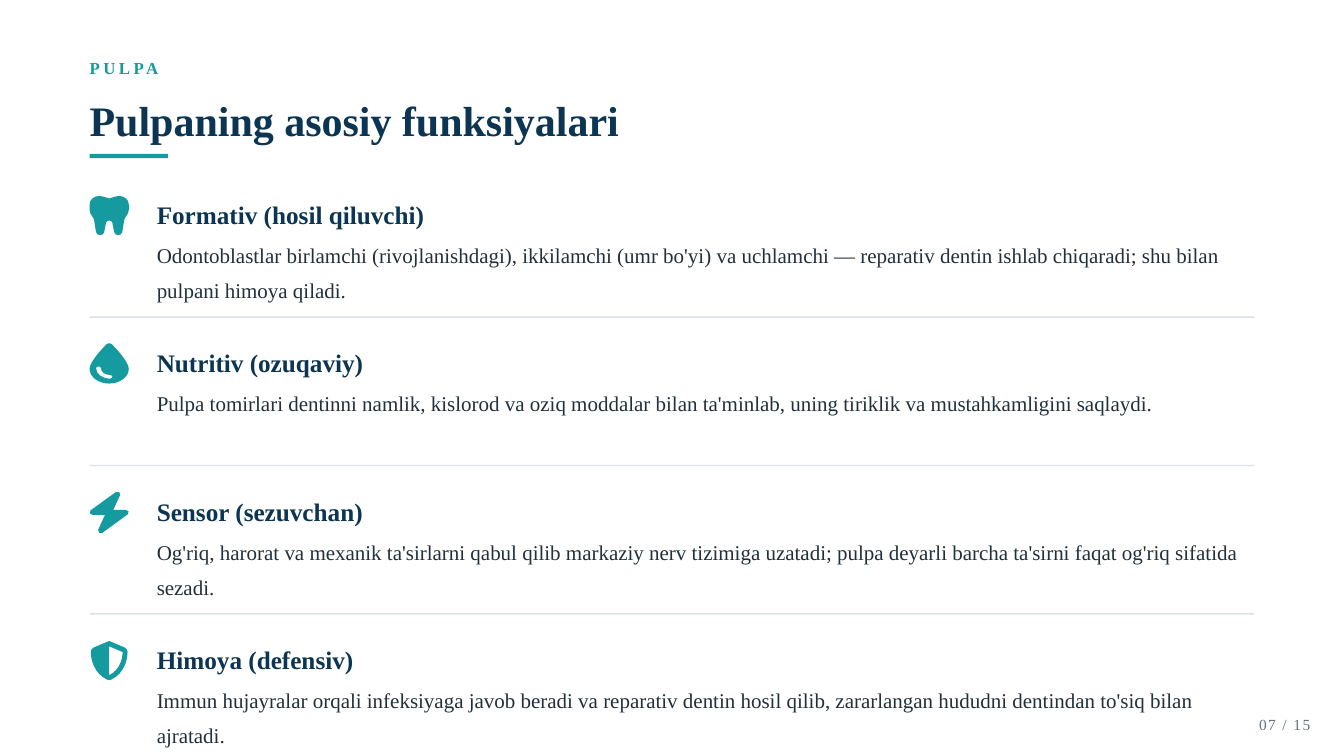
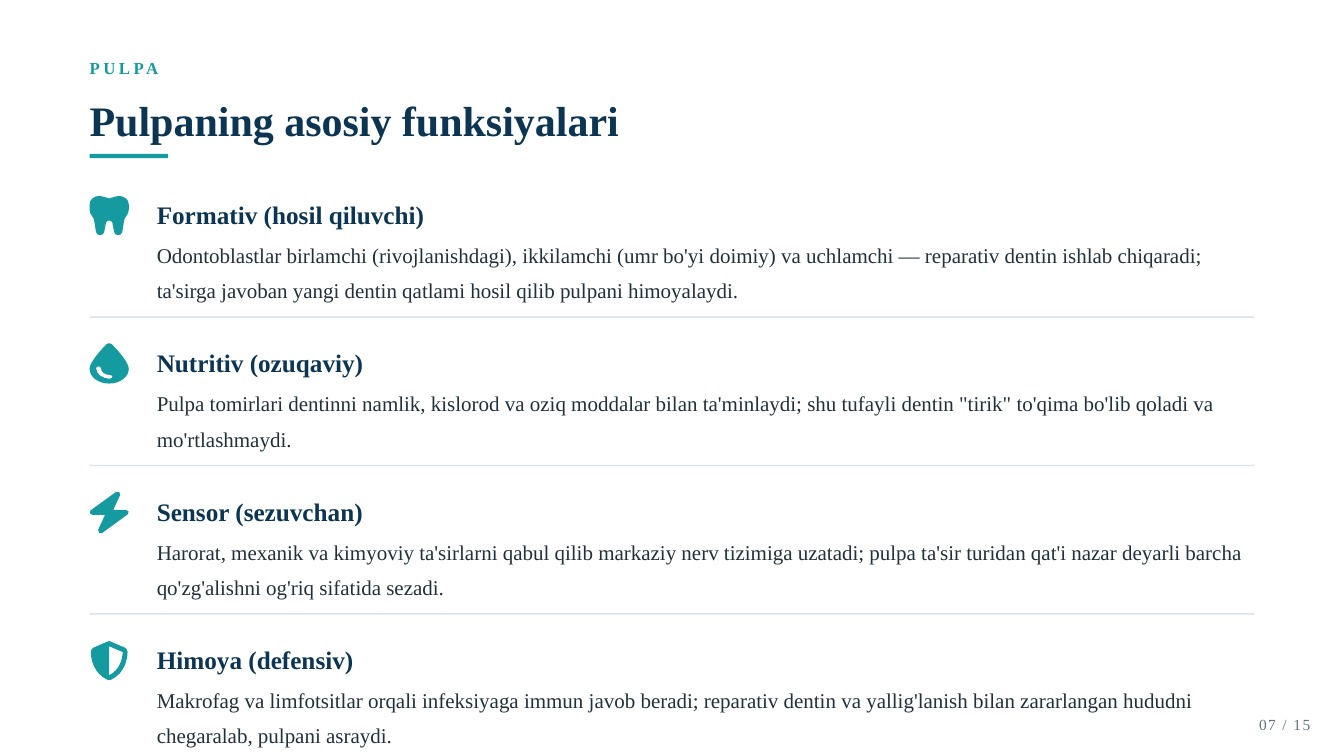
Before and after one commit to dasturland/taqdimot, a slide deck: slide 7 of Tish_tuzilishi.pptx. Drawn at 1344x756 pixels with LibreOffice and Linux fonts; fonts in the diff are those of the drawing. Boxes give left, top, right and bottom in pixels: in the first picture for what was removed or moved away, otherwise in the second. Text is boxed around its words. In the diff, an @@ line names an element or a change of style, - is before the commit and + after.

```diff
--- a/Tish_tuzilishi.pptx
+++ b/Tish_tuzilishi.pptx
@@ text at box(157, 248, 1202, 303): text changed @@
-Odontoblastlar birlamchi (rivojlanishdagi), ikkilamchi (umr bo'yi) va uchlamchi — reparativ dentin ishlab chiqaradi; shu bilan pulpani himoya qiladi.
+Odontoblastlar birlamchi (rivojlanishdagi), ikkilamchi (umr bo'yi doimiy) va uchlamchi — reparativ dentin ishlab chiqaradi; ta'sirga javoban yangi dentin qatlami hosil qilib pulpani himoyalaydi.
@@ text at box(157, 396, 1213, 451): text changed @@
-Pulpa tomirlari dentinni namlik, kislorod va oziq moddalar bilan ta'minlab, uning tiriklik va mustahkamligini saqlaydi.
+Pulpa tomirlari dentinni namlik, kislorod va oziq moddalar bilan ta'minlaydi; shu tufayli dentin "tirik" to'qima bo'lib qoladi va mo'rtlashmaydi.
@@ text at box(157, 545, 1241, 600): text changed @@
-Og'riq, harorat va mexanik ta'sirlarni qabul qilib markaziy nerv tizimiga uzatadi; pulpa deyarli barcha ta'sirni faqat og'riq sifatida sezadi.
+Harorat, mexanik va kimyoviy ta'sirlarni qabul qilib markaziy nerv tizimiga uzatadi; pulpa ta'sir turidan qat'i nazar deyarli barcha qo'zg'alishni og'riq sifatida sezadi.
@@ text at box(157, 693, 1192, 748): text changed @@
-Immun hujayralar orqali infeksiyaga javob beradi va reparativ dentin hosil qilib, zararlangan hududni dentindan to'siq bilan ajratadi.
+Makrofag va limfotsitlar orqali infeksiyaga immun javob beradi; reparativ dentin va yallig'lanish bilan zararlangan hududni chegaralab, pulpani asraydi.
```
Also in this commit, not shown: 11 other slides changed.
